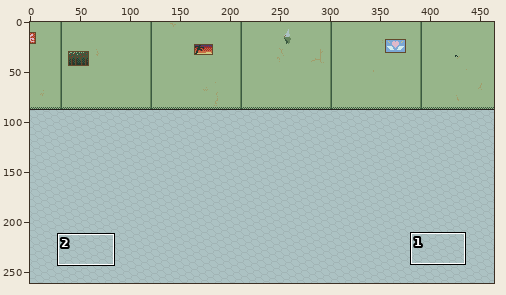
File history of a sprite sheet, dist/assets/background.png. Above, an overview of the earlier version with the close-up marked.
Close-up. Before the edit:
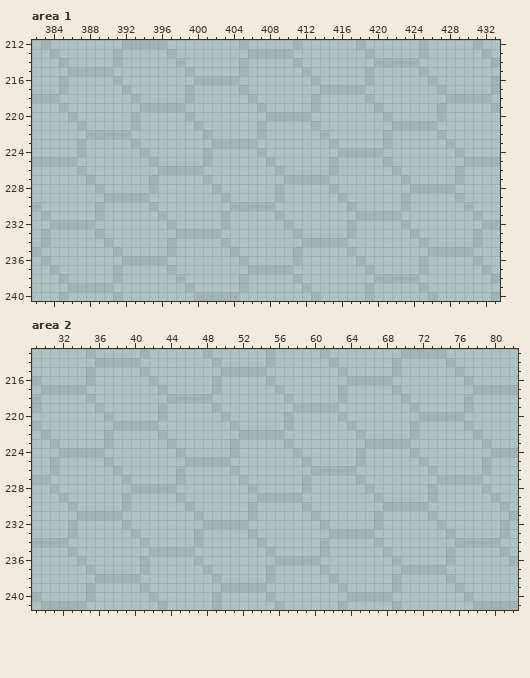
The file is 464x261 pixels. Shown: area 1: x 382..433, y 212..240; area 2: x 29..82, y 213..241.
New version:
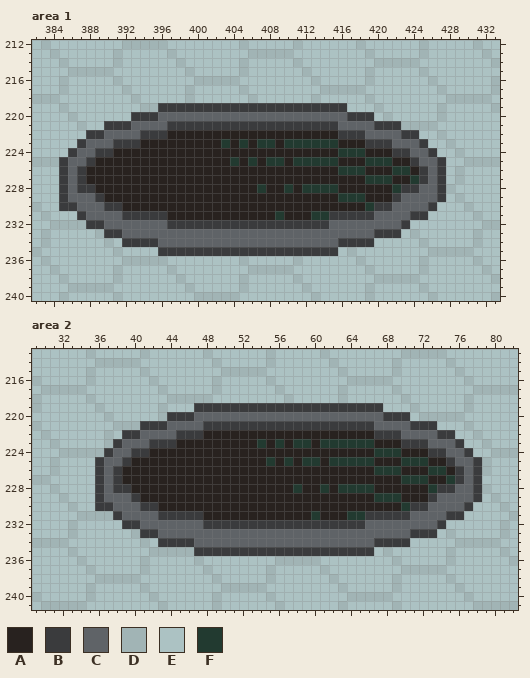
Palette (. is transparent): A #28221f  B #3a3b3d  C #5f6367  D #a1b4b5  E #acc2c3  F #223a30
Change:
--- area 1
@@ x 382..433 @@
 218 DDDEEEEEEEEDEEEEEDEEEEEEDEEEEEEDEEEEEDEEEEEEEEDDDDDE
-219 EEEDEEEEEEEEDDDDDEEEEEEEEDEEEEEDEEEEEEDEEEEEEDEEEEED
-220 EEEEDEEEEEEDEEEEEDEEEEEEEEDDDDDEEEEEEEEDEEEEEDEEEEEE
-221 EEEEEDEEEEEDEEEEEEDEEEEEEDEEEEEDEEEEEEEEDDDDDEEEEEEE
-222 EEEEEEDDDDDEEEEEEEEDEEEEEDEEEEEEDEEEEEEDEEEEEDEEEEEE
-223 EEEEEDEEEEEDEEEEEEEEDDDDDEEEEEEEEDEEEEEDEEEEEEDEEEEE
-224 EEEEEDEEEEEEDEEEEEEDEEEEEDEEEEEEEEDDDDDEEEEEEEEDEEEE
-225 DDDDDEEEEEEEEDEEEEEDEEEEEEDEEEEEEDEEEEEDEEEEEEEEDDDD
-226 EEEEEDEEEEEEEEDDDDDEEEEEEEEDEEEEEDEEEEEEDEEEEEEDEEEE
-227 EEEEEEDEEEEEEDEEEEEDEEEEEEEEDDDDDEEEEEEEEDEEEEEDEEEE
-228 EEEEEEEDEEEEEDEEEEEEDEEEEEEDEEEEEDEEEEEEEEDDDDDEEEEE
-229 EEEEEEEEDDDDDEEEEEEEEDEEEEEDEEEEEEDEEEEEEDEEEEEDEEEE
-230 DEEEEEEDEEEEEDEEEEEEEEDDDDDEEEEEEEEDEEEEEDEEEEEEDEEE
-231 EDEEEEEDEEEEEEDEEEEEEDEEEEEDEEEEEEEEDDDDDEEEEEEEEDEE
-232 EEDDDDDEEEEEEEEDEEEEEDEEEEEEDEEEEEEDEEEEEDEEEEEEEEDD
-233 EDEEEEEDEEEEEEEEDDDDDEEEEEEEEDEEEEEDEEEEEEDEEEEEEDEE
-234 EDEEEEEEDEEEEEEDEEEEEDEEEEEEEEDDDDDEEEEEEEEDEEEEEDEE
-235 DEEEEEEEEDEEEEEDEEEEEEDEEEEEEDEEEEEDEEEEEEEEDDDDDEEE
+219 EEEDEEEEEEEEDDBBBBBBBBBBBBBBBBBBBBBEEEDEEEEEEDEEEEED
+220 EEEEDEEEEEEBBBCCCCCCCCCCCCCCCCCCCCCBBBEDEEEEEDEEEEEE
+221 EEEEEDEEBBBCCCCBBBBBBBBBBBBBBBBBBBCCCCBBBDDDDEEEEEEE
+222 EEEEEEBBCCCCBBBAAAAAAAAAAAAAAAAAAABBBCCCCBBEEDEEEEEE
+223 EEEEEBCCCBBBAAAAAAAAAFAFAFFAFFFFFFAAABBBCCCBEEDEEEEE
+224 EEEEBCCBBAAAAAAAAAAAAAAAAAAAAAAAAAFFFAAABBCCBEEDEEEE
+225 DDDBCCBAAAAAAAAAAAAAAAFAFAFFAFFFFFAAAFFFAABCCBEEDDDD
+226 EEEBCBAAAAAAAAAAAAAAAAAAAAAAAAAAAAFFFAAAFFABCBEDEEEE
+227 EEEBCBAAAAAAAAAAAAAAAAAAAAAAAAAAAAAAAFFFAAFBCBEDEEEE
+228 EEEBCBBAAAAAAAAAAAAAAAAAAFAAFAFFFFAAAAAAFBBCCBDEEEEE
+229 EEEBCCCBAAAAAAAAAAAAAAAAAAAAAAAAAAFFFAAABCCCCBEDEEEE
+230 DEEBBCCCBBAAAAAAAAAAAAAAAAAAAAAAAAAAAFBBCCCCBEEEDEEE
+231 EDEEEBCCCCBBBBBAAAAAAAAAAAAFAAAFFBBBBBCCCCBBEEEEEDEE
+232 EEDDDDBBCCCCCCCBBBBBBBBBBBBBBBBBBCCCCCCCCBEEEEEEEEDD
+233 EDEEEEEDBBCCCCCCCCCCCCCCCCCCCCCCCCCCCCBBBEDEEEEEEDEE
+234 EDEEEEEEDEBBBBCCCCCCCCCCCCCCCCCCCCBBBBEEEEEDEEEEEDEE
+235 DEEEEEEEEDEEEEBBBBBBBBBBBBBBBBBBBBEDEEEEEEEEDDDDDEEE
 236 EDEEEEEEEEDDDDDEEEEEEEEDEEEEEDEEEEEEDEEEEEEDEEEEEDEE
--- area 2
@@ x 29..82 @@
 218 DEEEEEDEEEEEEEEDDDDDEEEEEEEEDEEEEEDEEEEEEDEEEEEEDEEEEE
-219 DEEEEEEDEEEEEEDEEEEEDEEEEEEEEDDDDDEEEEEEEEDEEEEEDEEEEE
-220 EEEEEEEEDEEEEEDEEEEEEDEEEEEEDEEEEEDEEEEEEEEDDDDDEEEEEE
-221 DEEEEEEEEDDDDDEEEEEEEEDEEEEEDEEEEEEDEEEEEEDEEEEEDEEEEE
-222 EDEEEEEEDEEEEEDEEEEEEEEDDDDDEEEEEEEEDEEEEEDEEEEEEDEEEE
-223 EEDEEEEEDEEEEEEDEEEEEEDEEEEEDEEEEEEEEDDDDDEEEEEEEEDEEE
-224 EEEDDDDDEEEEEEEEDEEEEEDEEEEEEDEEEEEEDEEEEEDEEEEEEEEDDD
-225 EEDEEEEEDEEEEEEEEDDDDDEEEEEEEEDEEEEEDEEEEEEDEEEEEEDEEE
-226 EEDEEEEEEDEEEEEEDEEEEEDEEEEEEEEDDDDDEEEEEEEEDEEEEEDEEE
-227 DDEEEEEEEEDEEEEEDEEEEEEDEEEEEEDEEEEEDEEEEEEEEDDDDDEEEE
-228 EEDEEEEEEEEDDDDDEEEEEEEEDEEEEEDEEEEEEDEEEEEEDEEEEEDEEE
-229 EEEDEEEEEEDEEEEEDEEEEEEEEDDDDDEEEEEEEEDEEEEEDEEEEEEDEE
-230 EEEEDEEEEEDEEEEEEDEEEEEEDEEEEEDEEEEEEEEDDDDDEEEEEEEEDE
-231 EEEEEDDDDDEEEEEEEEDEEEEEDEEEEEEDEEEEEEDEEEEEDEEEEEEEED
-232 EEEEDEEEEEDEEEEEEEEDDDDDEEEEEEEEDEEEEEDEEEEEEDEEEEEEDE
-233 EEEEDEEEEEEDEEEEEEDEEEEEDEEEEEEEEDDDDDEEEEEEEEDEEEEEDE
-234 DDDDEEEEEEEEDEEEEEDEEEEEEDEEEEEEDEEEEEDEEEEEEEEDDDDDEE
-235 EEEEDEEEEEEEEDDDDDEEEEEEEEDEEEEEDEEEEEEDEEEEEEDEEEEEDE
+219 DEEEEEEDEEEEEEDEEEBBBBBBBBBBBBBBBBBBBBBEEEDEEEEEDEEEEE
+220 EEEEEEEEDEEEEEDBBBCCCCCCCCCCCCCCCCCCCCCBBBEDDDDDEEEEEE
+221 DEEEEEEEEDDDBBBCCCCBBBBBBBBBBBBBBBBBBBCCCCBBBEEEDEEEEE
+222 EDEEEEEEDEBBCCCCBBBAAAAAAAAAAAAAAAAAAABBBCCCCBBEEDEEEE
+223 EEDEEEEEDBCCCBBBAAAAAAAAAFAFAFFAFFFFFFAAABBBCCCBEEDEEE
+224 EEEDDDDDBCCBBAAAAAAAAAAAAAAAAAAAAAAAAAFFFAAABBCCBEEDDD
+225 EEDEEEEBCCBAAAAAAAAAAAAAAAFAFAFFAFFFFFAAAFFFAABCCBDEEE
+226 EEDEEEEBCBAAAAAAAAAAAAAAAAAAAAAAAAAAAAFFFAAAFFABCBDEEE
+227 DDEEEEEBCBAAAAAAAAAAAAAAAAAAAAAAAAAAAAAAAFFFAAFBCBEEEE
+228 EEDEEEEBCBBAAAAAAAAAAAAAAAAAAFAAFAFFFFAAAAAAFBBCCBDEEE
+229 EEEDEEEBCCCBAAAAAAAAAAAAAAAAAAAAAAAAAAFFFAAABCCCCBEDEE
+230 EEEEDEEBBCCCBBAAAAAAAAAAAAAAAAAAAAAAAAAAAFBBCCCCBEEEDE
+231 EEEEEDDDDBCCCCBBBBBAAAAAAAAAAAAFAAAFFBBBBBCCCCBBEEEEED
+232 EEEEDEEEEEBBCCCCCCCBBBBBBBBBBBBBBBBBBCCCCCCCCBEEEEEEDE
+233 EEEEDEEEEEEDBBCCCCCCCCCCCCCCCCCCCCCCCCCCCCBBBEDEEEEEDE
+234 DDDDEEEEEEEEDEBBBBCCCCCCCCCCCCCCCCCCCCBBBBEEEEEDDDDDEE
+235 EEEEDEEEEEEEEDDDDDBBBBBBBBBBBBBBBBBBBBEDEEEEEEDEEEEEDE
 236 EEEEEDEEEEEEDEEEEEDEEEEEEEEDDDDDEEEEEEEEDEEEEEDEEEEEED
